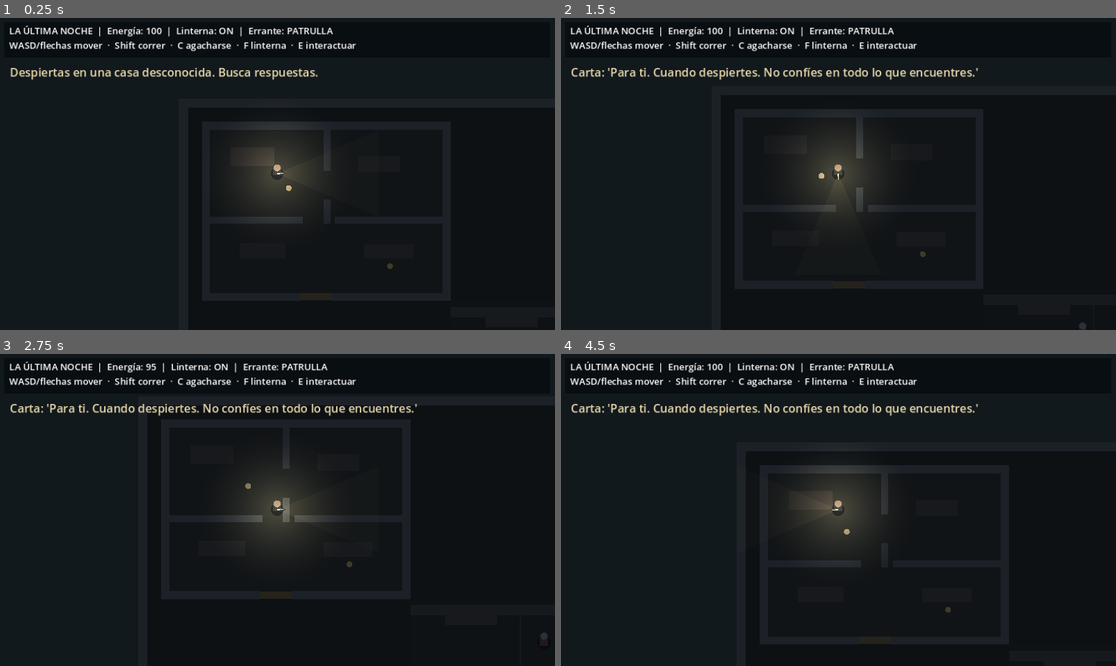
Above: before the commit, frames 1-4 (two rows, left to right).
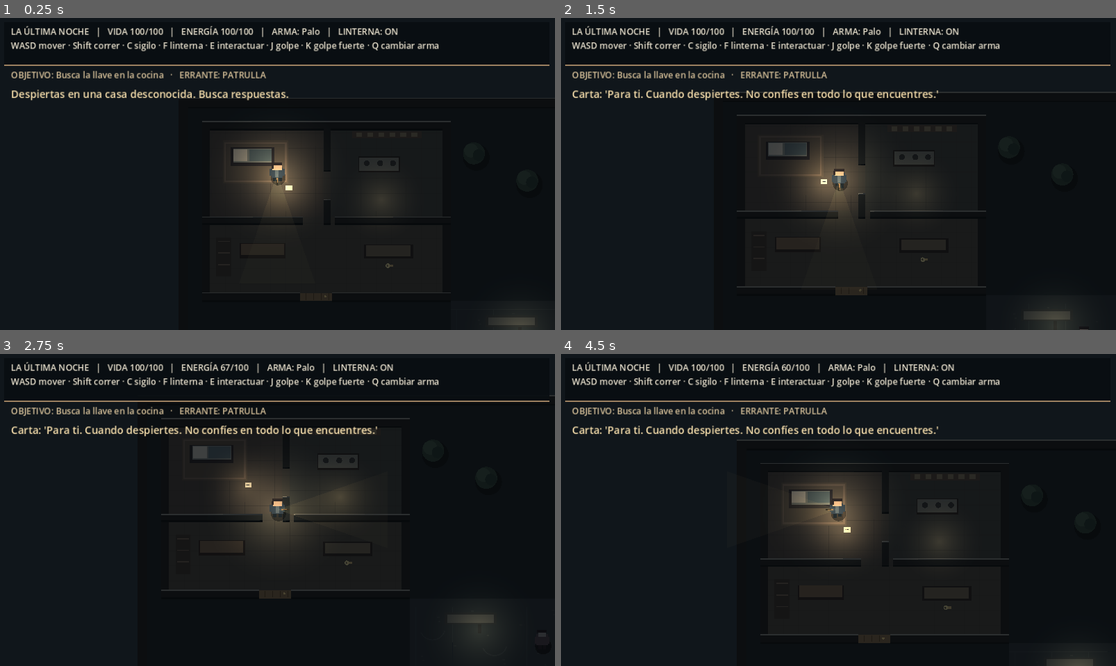
Above: after the commit, the same moments.

Repository: fernandobparada-hash/la-ultima-noche
Game: Godot game, scene res://scenes/main.tscn
Same seed, same stepped clock (60 frames per second), same inputs: the game is played once before the commit and once after it.
Inputs:
- Up to frame 1 (0.25 s): no input
- Up to frame 2 (1.5 s): tap Enter at 0.5 s; hold D (move_right) 0.53-1.28 s; hold C (crouch) 0.53-1.28 s; tap E (interact) at 0.8, 1.35 s; hold S (move_down) from 1.28 s (still down)
- Up to frame 3 (2.75 s): tap Shift (run) at 1.55 s; release S (move_down) at 2.03 s; hold D (move_right) from 2.03 s (still down); hold Shift (run) from 2.03 s (still down); tap K (attack_heavy, bound only after the commit) at 2.3 s
- Up to frame 4 (4.5 s): release D (move_right) at 2.78 s; release Shift (run) at 2.78 s; hold W (move_up) 2.78-3.53 s; tap K (attack_heavy, bound only after the commit) at 2.85 s; tap J (attack_light, bound only after the commit) at 3.05, 3.6 s; hold A (move_left) from 3.53 s (still down); tap Q (switch_weapon, bound only after the commit) at 3.8, 4.35 s; tap R (restart, bound only after the commit) at 4.15 s

The runs differ from the first frame. In frame 1, 8.6% of the frame differs, in the area x 0-100%, y 2-100%; in frame 2, 7.6%; in frame 3, 8.8%; in frame 4, 9.9%.

Commit message:
Alpha 0.2 de Fernando (archivos tal cual del ZIP)

Diff:
--- a/project.godot
+++ b/project.godot
@@ -1,7 +1,7 @@
 config_version=5
 
 [application]
-config/name="La Última Noche - Prototipo 0.1"
+config/name="La Última Noche - Capítulo Cero - Alpha 0.2"
 run/main_scene="res://scenes/main.tscn"
 config/features=PackedStringArray("4.2", "GL Compatibility")
 
@@ -24,3 +24,8 @@
 crouch={"deadzone":0.2,"events":[Object(InputEventKey,"physical_keycode":67)]}
 interact={"deadzone":0.2,"events":[Object(InputEventKey,"physical_keycode":69)]}
 flashlight={"deadzone":0.2,"events":[Object(InputEventKey,"physical_keycode":70)]}
+
+attack_light={"deadzone":0.2,"events":[Object(InputEventKey,"physical_keycode":74)]}
+attack_heavy={"deadzone":0.2,"events":[Object(InputEventKey,"physical_keycode":75)]}
+switch_weapon={"deadzone":0.2,"events":[Object(InputEventKey,"physical_keycode":81)]}
+restart={"deadzone":0.2,"events":[Object(InputEventKey,"physical_keycode":82)]}
--- a/scripts/enemy.gd
+++ b/scripts/enemy.gd
@@ -9,6 +9,10 @@
 var last_seen := Vector2.ZERO
 var search_timer := 0.0
 var chase_cooldown := 0.0
+var health := 95.0
+var hit_flash := 0.0
+var attack_cooldown := 0.0
+var defeated := false
 
 func _ready() -> void:
  collision_layer = 4
@@ -20,10 +24,12 @@
  add_child(c)
 
 func _physics_process(delta: float) -> void:
- if target == null: return
+ if defeated or target==null: return
+ hit_flash = maxf(0.0,hit_flash-delta)
+ attack_cooldown = maxf(0.0,attack_cooldown-delta)
  var distance := global_position.distance_to(target.global_position)
- var heard := distance < (45.0 if target.crouched else (160.0 if target.velocity.length()>135.0 else 85.0)) and target.velocity.length()>10.0
- var seen := distance < (100.0 if target.light_on else 65.0) and has_line_of_sight()
+ var heard := distance < (42.0 if target.crouched else (160.0 if target.velocity.length()>135.0 else 85.0)) and target.velocity.length()>10.0
+ var seen := distance < (115.0 if target.light_on else 75.0) and has_line_of_sight()
  if seen:
   suspicion = minf(1.0,suspicion+delta*1.6)
   last_seen = target.global_position
@@ -38,34 +44,52 @@
  elif suspicion>0.25 and state=="PATRULLA":
   state = "SOSPECHA"
  if state=="PERSECUCION":
-  if seen or heard:
-   chase_cooldown = 2.8
-  else:
-   chase_cooldown -= delta
-  if chase_cooldown<=0:
+  if seen or heard: chase_cooldown = 2.8
+  else: chase_cooldown -= delta
+  if chase_cooldown<=0.0:
    state="BUSQUEDA"
    search_timer=4.0
  elif state=="SOSPECHA" and suspicion<=0.1:
   state="PATRULLA"
  elif state=="BUSQUEDA":
   search_timer-=delta
-  if search_timer<=0:
-   state="PATRULLA"
+  if search_timer<=0.0: state="PATRULLA"
  var destination := global_position
- var speed := 48.0
+ var speed := 47.0
  if state=="PATRULLA" and points.size()>0:
   destination=points[point_index]
   if global_position.distance_to(destination)<12.0:
    point_index=(point_index+1)%points.size()
  elif state=="PERSECUCION":
   destination=last_seen
-  speed=95.0
+  speed=93.0
  elif state=="SOSPECHA" or state=="BUSQUEDA":
   destination=last_seen
-  speed=55.0
+  speed=53.0
  velocity=global_position.direction_to(destination)*speed if global_position.distance_to(destination)>8.0 else Vector2.ZERO
  move_and_slide()
+ if distance<24.0 and state=="PERSECUCION" and attack_cooldown<=0.0:
+  target.take_hit(12.0)
+  attack_cooldown=1.8
  queue_redraw()
+
+func receive_attack(origin: Vector2,direction: Vector2,reach: float,damage: float) -> bool:
+ if defeated: return false
+ var offset := global_position-origin
+ if offset.length()>reach+11.0: return false
+ if offset.length()>16.0 and direction.dot(offset.normalized())<0.40: return false
+ health = maxf(0.0,health-damage)
+ hit_flash = 0.20
+ suspicion = 1.0
+ last_seen = origin
+ state="PERSECUCION"
+ chase_cooldown=3.0
+ if health<=0.0:
+  defeated=true
+  velocity=Vector2.ZERO
+  state="INACTIVO"
+ queue_redraw()
+ return true
 
 func has_line_of_sight() -> bool:
  var query := PhysicsRayQueryParameters2D.create(global_position,target.global_position,2)
@@ -73,10 +97,19 @@
  return hit.is_empty()
 
 func _draw() -> void:
- draw_circle(Vector2.ZERO,12,Color("29252a"))
- draw_rect(Rect2(-7,-14,14,20),Color("6e5557"))
- draw_circle(Vector2(0,-11),6,Color("a6a0a0"))
+ draw_circle(Vector2(2,8),14,Color(0.02,0.02,0.03,0.48))
+ if defeated:
+  draw_rect(Rect2(-11,-4,22,8),Color("3b383d"))
+  draw_rect(Rect2(-5,-7,10,6),Color("777273"))
+  return
+ var coat := Color("b3a4a2") if hit_flash>0.0 else Color("4e454b")
+ draw_rect(Rect2(-6,0,5,13),Color("29272c"))
+ draw_rect(Rect2(2,0,5,13),Color("29272c"))
+ draw_rect(Rect2(-10,-13,20,19),coat)
+ draw_rect(Rect2(-7,-20,14,12),Color("85807d"))
+ draw_rect(Rect2(-9,-21,17,5),Color("242329"))
+ draw_rect(Rect2(-13,-9,4,13),coat)
+ draw_rect(Rect2(9,-9,4,13),coat)
  if state=="PERSECUCION":
-  draw_arc(Vector2.ZERO,17,0,TAU,24,Color("db7777"),2.0)
- elif state=="SOSPECHA" or state=="BUSQUEDA":
-  draw_arc(Vector2.ZERO,17,0,TAU,24,Color("d2b47d"),2.0)
+  draw_circle(Vector2(-3,-14),1.5,Color("d99d82"))
+  draw_circle(Vector2(3,-14),1.5,Color("d99d82"))
--- a/scripts/main.gd
+++ b/scripts/main.gd
@@ -2,118 +2,265 @@
 
 const PlayerScript = preload("res://scripts/player.gd")
 const EnemyScript = preload("res://scripts/enemy.gd")
+const WORLD_W := 1000.0
+const WORLD_H := 616.0
+
 var player: NightPlayer
 var enemy: NightEnemy
 var ui: Label
 var notice: Label
+var objective: Label
 var message_time := 0.0
 var read_letter := false
 var took_key := false
 var found_exit := false
 var knocks_triggered := false
 var door_open := false
-var wall_color := Color("686e71")
-var furniture_color := Color("56534f")
+var door_body: StaticBody2D
+var game_over := false
+var world_time := 0.0
+var lamps: Array[PointLight2D] = []
+
+const WALLS := [
+ Rect2(0,0,1000,16),Rect2(0,600,1000,16),Rect2(0,0,16,616),Rect2(984,0,16,616),
+ Rect2(40,40,430,14),Rect2(40,40,14,310),Rect2(456,40,14,310),
+ Rect2(40,336,170,14),Rect2(265,336,205,14),
+ Rect2(40,205,175,12),Rect2(270,205,200,12),
+ Rect2(250,40,12,85),Rect2(250,175,12,42)
+]
+const FURNITURE := [
+ Rect2(90,85,75,32),Rect2(310,100,72,28),Rect2(105,250,80,26),
+ Rect2(320,252,85,25),Rect2(530,375,90,20),Rect2(700,475,90,20)
+]
 
 func _ready() -> void:
- RenderingServer.set_default_clear_color(Color("12191d"))
+ RenderingServer.set_default_clear_color(Color("10161b"))
  build_world()
  player = PlayerScript.new()
  player.position = Vector2(170,130)
  add_child(player)
+ player.attacked.connect(_on_player_attack)
+ player.hurt.connect(_on_player_hurt)
  enemy = EnemyScript.new()
  enemy.position = Vector2(570,425)
  enemy.points = [Vector2(570,425),Vector2(850,425),Vector2(850,540),Vector2(570,540)]
  enemy.target = player
  add_child(enemy)
+ build_lighting()
+ build_hud()
+ show_message("Despiertas en una casa desconocida. Busca respuestas.",5.0)
+
+func add_obstacle(area: Rect2) -> StaticBody2D:
+ var body := StaticBody2D.new()
+ body.collision_layer = 2
+ body.collision_mask = 0
+ body.position = area.position+area.size*0.5
+ var shape := CollisionShape2D.new()
+ var rect := RectangleShape2D.new()
+ rect.size=area.size
+ shape.shape=rect
+ body.add_child(shape)
+ add_child(body)
+ return body
+
+func build_world() -> void:
+ for area in WALLS:
+  add_obstacle(area)
+ for area in FURNITURE:
+  add_obstacle(area)
+ door_body=add_obstacle(Rect2(210,336,55,14))
+
+func make_glow() -> Texture2D:
+ var img := Image.create(96,96,false,Image.FORMAT_RGBA8)
+ for y in range(96):
+  for x in range(96):
+   var d := Vector2(x-47.5,y-47.5).length()/47.5
+   img.set_pixel(x,y,Color(1,1,1,pow(maxf(0.0,1.0-d),2.0)))
+ return ImageTexture.create_from_image(img)
+
+func build_lighting() -> void:
+ var shade := CanvasModulate.new()
+ shade.color=Color("535963")
+ add_child(shade)
+ var glow := make_glow()
+ for location in [Vector2(185,158),Vector2(350,175),Vector2(590,405),Vector2(845,405)]:
+  var lamp := PointLight2D.new()
+  lamp.texture=glow
+  lamp.texture_scale=1.7 if location.x<500.0 else 2.3
+  lamp.energy=0.65 if location.x<500.0 else 0.85
+  lamp.color=Color("e7c38b")
+  lamp.position=location
+  add_child(lamp)
+  lamps.append(lamp)
+
+func build_hud() -> void:
  var canvas := CanvasLayer.new()
  add_child(canvas)
  var panel := ColorRect.new()
- panel.color = Color(0.03,0.045,0.06,0.80)
- panel.position = Vector2(8,8)
- panel.size = Vector2(944,62)
+ panel.color=Color(0.035,0.055,0.068,0.92)
+ panel.position=Vector2(9,9)
+ panel.size=Vector2(942,75)
  canvas.add_child(panel)
- ui = Label.new()
- ui.position = Vector2(17,12)
- ui.add_theme_font_size_override("font_size",16)
+ var border := ColorRect.new()
+ border.color=Color("9c8060")
+ border.position=Vector2(9,82)
+ border.size=Vector2(942,2)
+ canvas.add_child(border)
+ ui=Label.new()
+ ui.position=Vector2(20,14)
+ ui.add_theme_font_size_override("font_size",15)
+ ui.add_theme_color_override("font_color",Color("e8e0cd"))
  canvas.add_child(ui)
- notice = Label.new()
- notice.position = Vector2(18,80)
- notice.add_theme_font_size_override("font_size",20)
- notice.add_theme_color_override("font_color",Color("ead9ac"))
+ objective=Label.new()
+ objective.position=Vector2(20,89)
+ objective.add_theme_font_size_override("font_size",15)
+ objective.add_theme_color_override("font_color",Color("d6c099"))
+ canvas.add_child(objective)
+ notice=Label.new()
+ notice.position=Vector2(20,120)
+ notice.add_theme_font_size_override("font_size",18)
+ notice.add_theme_color_override("font_color",Color("f4dcaa"))
+ notice.autowrap_mode=TextServer.AUTOWRAP_WORD_SMART
+ notice.custom_minimum_size=Vector2(800,0)
  canvas.add_child(notice)
- var modulate := CanvasModulate.new()
- modulate.color = Color(0.27,0.30,0.35)
- add_child(modulate)
- show_message("Despiertas en una casa desconocida. Busca respuestas.",5.0)
-
-func build_world() -> void:
- # Exterior boundary and house walls. Collision mask 2 blocks player and enemy.
- for wall in [Rect2(0,0,1000,16),Rect2(0,600,1000,16),Rect2(0,0,16,616),Rect2(984,0,16,616),
-  Rect2(40,40,430,14),Rect2(40,40,14,310),Rect2(456,40,14,310),
-  Rect2(40,336,170,14),Rect2(265,336,205,14),
-  Rect2(40,205,175,12),Rect2(270,205,200,12),
-  Rect2(250,40,12,85),Rect2(250,175,12,42),
-  Rect2(90,85,75,32),Rect2(310,100,72,28),Rect2(105,250,80,26),Rect2(320,252,85,25),
-  Rect2(530,375,90,20),Rect2(700,475,90,20)]:
-  var body := StaticBody2D.new()
-  body.collision_layer = 2
-  body.collision_mask = 0
-  body.position = wall.position + wall.size/2
-  var shape := CollisionShape2D.new()
-  var rect := RectangleShape2D.new()
-  rect.size=wall.size
-  shape.shape=rect
-  body.add_child(shape)
-  add_child(body)
-
-func _draw() -> void:
- draw_rect(Rect2(0,0,1000,616),Color("30383a"))
- draw_rect(Rect2(40,40,430,310),Color("414441"))
- draw_rect(Rect2(470,350,514,250),Color("343b3c"))
- draw_rect(Rect2(470,360,514,18),Color("535758"))
- for wall in [Rect2(0,0,1000,16),Rect2(0,600,1000,16),Rect2(0,0,16,616),Rect2(984,0,16,616),
-  Rect2(40,40,430,14),Rect2(40,40,14,310),Rect2(456,40,14,310),Rect2(40,336,170,14),Rect2(265,336,205,14),
-  Rect2(40,205,175,12),Rect2(270,205,200,12),Rect2(250,40,12,85),Rect2(250,175,12,42)]:
-  draw_rect(wall,wall_color)
- for item in [Rect2(90,85,75,32),Rect2(310,100,72,28),Rect2(105,250,80,26),Rect2(320,252,85,25),Rect2(530,375,90,20),Rect2(700,475,90,20)]:
-  draw_rect(item,furniture_color)
- draw_rect(Rect2(210,337,55,12),Color("8e7450"))
- draw_circle(Vector2(190,155),5,Color("e6d2a6")) # letter
- if not took_key: draw_circle(Vector2(365,290),5,Color("e6c56b"))
- draw_rect(Rect2(610,510,48,22),Color("4a5251"))
- draw_line(Vector2(660,370),Vector2(660,600),Color("4c5555"),2)
 
 func _process(delta: float) -> void:
- message_time -= delta
+ world_time+=delta
+ message_time-=delta
  if message_time<=0.0: notice.text=""
- if not knocks_triggered and player.position.y>230:
+ if not knocks_triggered and player.position.y>230.0:
   knocks_triggered=true
-  show_message("TOC... TOC... TOC... ¿Quién está en el pasillo?",4.0)
- if Input.is_action_just_pressed("interact"):
+  show_message("TOC... TOC... TOC... Algo golpea desde el pasillo.",4.0)
+ if Input.is_action_just_pressed("interact") and not game_over:
   interact()
- ui.text="LA ÚLTIMA NOCHE  |  Energía: %d  |  Linterna: %s  |  Errante: %s\nWASD/flechas mover  ·  Shift correr  ·  C agacharse  ·  F linterna  ·  E interactuar" % [int(player.stamina),"ON" if player.light_on else "OFF",enemy.state]
- if player.position.x>500 and player.position.y>355 and not found_exit:
+ if player.health<=0.0 and not game_over:
+  game_over=true
+  show_message("La oscuridad te alcanza. Pulsa R para volver a despertar.",999.0)
+ if game_over and Input.is_action_just_pressed("restart"):
+  get_tree().reload_current_scene()
+ var status := "INACTIVO" if enemy.defeated else enemy.state
+ ui.text="LA ÚLTIMA NOCHE   |   VIDA %d/100   |   ENERGÍA %d/100   |   ARMA: %s   |   LINTERNA: %s\nWASD mover · Shift correr · C sigilo · F linterna · E interactuar · J golpe · K golpe fuerte · Q cambiar arma" % [int(player.health),int(player.stamina),player.weapons[player.weapon_index],"ON" if player.light_on else "OFF"]
+ objective.text="OBJETIVO: %s   ·   ERRANTE: %s" % ["Explora la calle y evita al Errante" if found_exit else ("Abre la puerta de salida" if took_key else "Busca la llave en la cocina"),status]
+ if player.position.x>500.0 and player.position.y>355.0 and not found_exit:
   found_exit=true
-  show_message("Has salido a la calle. Evita al Errante. ¡Prototipo 0.1!",6.0)
+  show_message("Has salido al barrio residencial. El Errante patrulla la calle.",5.0)
+ for i in range(lamps.size()):
+  lamps[i].energy=(0.65 if i<2 else 0.85)*(0.94+0.06*sin(world_time*2.1+float(i)*3.0))
+ queue_redraw()
+
+func _on_player_attack(origin: Vector2,direction: Vector2,reach: float,damage: float) -> void:
+ if enemy.receive_attack(origin,direction,reach,damage):
+  if enemy.defeated:
+   show_message("El Errante ha quedado fuera de combate. Puedes continuar explorando.",4.0)
+  else:
+   show_message("El Errante retrocede, pero sigue siendo peligroso.",1.3)
+
+func _on_player_hurt(_amount: float) -> void:
+ show_message("El Errante te ha alcanzado. Aléjate o utiliza una cobertura.",2.0)
 
 func interact() -> void:
- if player.position.distance_to(Vector2(190,155))<38:
+ if player.position.distance_to(Vector2(190,155))<40.0:
   read_letter=true
   show_message("Carta: 'Para ti. Cuando despiertes. No confíes en todo lo que encuentres.'",8.0)
- elif player.position.distance_to(Vector2(365,290))<38 and not took_key:
+ elif player.position.distance_to(Vector2(365,290))<43.0 and not took_key:
   took_key=true
-  show_message("Encontraste una llave antigua. (Objeto de prueba)",4.0)
-  queue_redraw()
- elif player.position.distance_to(Vector2(237,345))<55:
+  show_message("Has encontrado una llave antigua. Ahora puedes abrir la puerta principal.",4.0)
+ elif player.position.distance_to(Vector2(237,345))<55.0 and not door_open:
   if not took_key:
    show_message("La puerta está cerrada. Quizá haya una llave en la cocina.",4.0)
   else:
    door_open=true
-   show_message("Abres la puerta y sales a la calle.",4.0)
+   door_body.collision_layer=0
+   show_message("La cerradura cede. La calle está sumida en la niebla.",4.0)
  else:
-  show_message("No hay nada con lo que interactuar aquí.",2.0)
-
-func show_message(message: String, duration: float) -> void:
+  show_message("No hay nada que examinar aquí.",2.0)
+
+func show_message(message: String,duration: float) -> void:
  notice.text=message
  message_time=duration
+
+func _draw() -> void:
+ # Ground, street and floor patterns.
+ draw_rect(Rect2(0,0,WORLD_W,WORLD_H),Color("222c30"))
+ draw_rect(Rect2(470,350,514,250),Color("313a3d"))
+ for y in range(365,600,36):
+  draw_line(Vector2(470,y),Vector2(984,y),Color("3c4546"),1.0)
+ for x in range(480,984,64):
+  draw_line(Vector2(x,365),Vector2(x,600),Color("394345"),1.0)
+ draw_rect(Rect2(40,40,430,310),Color("4b4943"))
+ draw_rect(Rect2(54,54,195,150),Color("4e4943"))
+ draw_rect(Rect2(262,54,194,150),Color("454743"))
+ draw_rect(Rect2(54,217,402,119),Color("4c4a43"))
+ for x in range(55,450,26):
+  draw_line(Vector2(x,55),Vector2(x,334),Color(0.25,0.25,0.23,0.23),1.0)
+ for y in range(60,335,26):
+  draw_line(Vector2(54,y),Vector2(455,y),Color(0.19,0.19,0.18,0.20),1.0)
+ # Bedroom rug and bedding.
+ draw_rect(Rect2(76,73,113,74),Color("595147"))
+ draw_rect(Rect2(80,77,105,66),Color("706255"),false,3.0)
+ draw_rect(Rect2(90,85,75,32),Color("302e31"))
+ draw_rect(Rect2(94,87,67,24),Color("7e827a"))
+ draw_rect(Rect2(95,88,24,20),Color("c0b7a4"))
+ draw_rect(Rect2(122,88,38,20),Color("5b6a6c"))
+ # Kitchen counter, stove and shelves.
+ draw_rect(Rect2(310,100,72,28),Color("302d2b"))
+ draw_rect(Rect2(312,102,68,23),Color("77776b"))
+ for x in [325,348,370]:
+  draw_circle(Vector2(x,112),5,Color("383b3a"))
+ draw_rect(Rect2(300,57,120,12),Color("554b42"))
+ for x in range(307,411,19):
+  draw_rect(Rect2(x,59,10,8),Color("82765e"))
+ # Tables and cabinets.
+ draw_rect(Rect2(105,250,80,26),Color("352f2b"))
+ draw_rect(Rect2(108,251,74,20),Color("74624e"))
+ draw_rect(Rect2(320,252,85,25),Color("332f2c"))
+ draw_rect(Rect2(324,254,77,19),Color("6e6654"))
+ draw_rect(Rect2(65,240,26,68),Color("423e37"))
+ for y in [247,267,287]:
+  draw_line(Vector2(68,y),Vector2(88,y),Color("6f6253"),2.0)
+ # Windows and frames.
+ for rect in [Rect2(120,40,62,14),Rect2(334,40,66,14),Rect2(456,247,14,53)]:
+  draw_rect(rect,Color("a5a69a"))
+  draw_rect(rect.grow(-3),Color("52656b"))
+ # Exterior vegetation and street furniture.
+ for p in [Vector2(510,95),Vector2(602,142),Vector2(770,105),Vector2(927,195),Vector2(915,320),Vector2(520,560)]:
+  draw_circle(p+Vector2(4,7),23,Color(0.03,0.05,0.05,0.38))
+  draw_circle(p,19,Color("35483f"))
+  draw_circle(p+Vector2(-5,-5),12,Color("44584a"))
+  draw_circle(p+Vector2(8,3),10,Color("2c4039"))
+ for x in [590,845]:
+  draw_rect(Rect2(x-3,379,6,32),Color("2c3133"))
+  draw_rect(Rect2(x-8,376,16,7),Color("c6ab7e"))
+ draw_rect(Rect2(530,375,90,20),Color("353b3c"))
+ draw_rect(Rect2(535,378,80,14),Color("565b58"))
+ draw_rect(Rect2(700,475,90,20),Color("343938"))
+ draw_rect(Rect2(704,478,82,13),Color("525650"))
+ # Dirt and atmospheric marks.
+ for i in range(45):
+  var px := 480.0+fmod(float(i*113+37),480.0)
+  var py := 365.0+fmod(float(i*73+17),225.0)
+  draw_rect(Rect2(px,py,4,2),Color(0.55,0.57,0.52,0.10))
+ # Architectural walls with bevel and inner shadows.
+ for wall in WALLS:
+  draw_rect(wall,Color("25292a"))
+  draw_line(wall.position,wall.position+Vector2(wall.size.x,0),Color("84837a"),2.0)
+  draw_line(wall.position+Vector2(0,wall.size.y),wall.end,Color("171c1f"),3.0)
+ # Main door: actually blocks movement until unlocked.
+ if not door_open:
+  draw_rect(Rect2(210,336,55,14),Color("80694d"))
+  for x in [220,233,246,259]:
+   draw_line(Vector2(x,337),Vector2(x,348),Color("594832"),1.0)
+  draw_circle(Vector2(253,342),2,Color("ddbd78"))
+ else:
+  draw_rect(Rect2(209,317,12,32),Color("80694d"))
+ # Clues, no giant glowing arrows.
+ draw_rect(Rect2(185,150,11,9),Color("d9d0b7"))
+ draw_line(Vector2(187,154),Vector2(193,154),Color("8b8172"),1.0)
+ if not took_key:
+  draw_rect(Rect2(361,287,9,4),Color("bfa36e"))
+  draw_arc(Vector2(361,289),3.0,0.0,TAU,12,Color("d8c58c"),2.0)
+ # Small fog wisps, deliberately subtle.
+ for i in range(7):
+  var px := 490.0+fmod(float(i*107)+world_time*7.0,470.0)
+  var py := 400.0+float(i*27)
+  draw_arc(Vector2(px,py),22.0,0.3,2.7,12,Color(0.71,0.77,0.75,0.075),2.0)
--- a/scripts/player.gd
+++ b/scripts/player.gd
@@ -1,33 +1,45 @@
 extends CharacterBody2D
 class_name NightPlayer
 
+signal attacked(origin: Vector2, direction: Vector2, reach: float, damage: float)
+signal hurt(amount: float)
+
 var stamina := 100.0
+var health := 100.0
 var crouched := false
 var light_on := true
-var facing := Vector2.RIGHT
+var facing := Vector2.DOWN
 var light: PointLight2D
 var cone: Polygon2D
+var weapon_index := 0
+var weapons := ["Palo", "Barra"]
+var attack_timer := 0.0
+var attack_flash := 0.0
+var invulnerable := 0.0
+var walk_phase := 0.0
 
 func _ready() -> void:
  collision_layer = 1
  collision_mask = 2
  var shape := CollisionShape2D.new()
  var circle := CircleShape2D.new()
- circle.radius = 10
+ circle.radius = 9
  shape.shape = circle
  add_child(shape)
  var camera := Camera2D.new()
  camera.enabled = true
+ camera.position_smoothing_enabled = true
+ camera.position_smoothing_speed = 7.0
  add_child(camera)
  light = PointLight2D.new()
  light.texture = make_light_texture()
  light.texture_scale = 2.2
- light.energy = 0.95
- light.color = Color(1.0, 0.89, 0.67)
+ light.energy = 1.1
+ light.color = Color(1.0,0.88,0.67)
  add_child(light)
  cone = Polygon2D.new()
- cone.polygon = PackedVector2Array([Vector2.ZERO, Vector2(175,-75), Vector2(175,75)])
- cone.color = Color(1.0,0.91,0.67,0.075)
+ cone.polygon = PackedVector2Array([Vector2.ZERO,Vector2(190,-66),Vector2(190,66)])
+ cone.color = Color(1.0,0.87,0.59,0.085)
  add_child(cone)
 
 func make_light_texture() -> Texture2D:
@@ -35,31 +47,76 @@
  for y in range(128):
   for x in range(128):
    var d := Vector2(x-63.5,y-63.5).length()/63.5
-   img.set_pixel(x,y,Color(1,1,1,pow(max(0.0,1.0-d),1.8)))
+   img.set_pixel(x,y,Color(1,1,1,pow(maxf(0.0,1.0-d),2.2)))
  return ImageTexture.create_from_image(img)
 
 func _physics_process(delta: float) -> void:
+ attack_timer = maxf(0.0,attack_timer-delta)
+ attack_flash = maxf(0.0,attack_flash-delta)
+ invulnerable = maxf(0.0,invulnerable-delta)
  var direction := Input.get_vector("move_left","move_right","move_up","move_down")
  crouched = Input.is_action_pressed("crouch")
- var running := Input.is_action_pressed("run") and not crouched and stamina > 1.0 and direction.length() > 0.0
- var speed := 65.0 if crouched else (165.0 if running else 105.0)
- velocity = direction * speed
+ var running := Input.is_action_pressed("run") and not crouched and stamina>1.0 and direction.length()>0.0
+ var speed := 62.0 if crouched else (158.0 if running else 103.0)
+ velocity = direction*speed
  move_and_slide()
- if direction.length() > 0.1:
+ if direction.length()>0.1:
   facing = direction.normalized()
+  walk_phase += delta*speed*0.08
  if running:
   stamina = maxf(0.0,stamina-6.0*delta)
  else:
   stamina = minf(100.0,stamina+(15.0 if direction.length()<0.1 else 10.0)*delta)
  if Input.is_action_just_pressed("flashlight"):
   light_on = not light_on
+ if Input.is_action_just_pressed("switch_weapon"):
+  weapon_index = (weapon_index+1)%weapons.size()
+ if Input.is_action_just_pressed("attack_light"):
+  do_attack(false)
+ if Input.is_action_just_pressed("attack_heavy"):
+  do_attack(true)
  light.visible = light_on
  cone.visible = light_on
  cone.rotation = facing.angle()
  queue_redraw()
 
+func do_attack(heavy: bool) -> void:
+ if attack_timer>0.0 or health<=0.0: return
+ var cost := 28.0 if heavy else 12.0
+ if stamina<cost: return
+ stamina -= cost
+ attack_timer = 0.72 if heavy else 0.36
+ attack_flash = 0.20
+ var reach := 48.0 if weapon_index==1 else 38.0
+ var damage := (32.0 if heavy else 18.0)*(1.3 if weapon_index==1 else 1.0)
+ attacked.emit(global_position,facing,reach,damage)
+
+func take_hit(amount: float) -> void:
+ if invulnerable>0.0 or health<=0.0: return
+ health = maxf(0.0,health-amount)
+ invulnerable = 1.1
+ hurt.emit(amount)
+ queue_redraw()
+
 func _draw() -> void:
- draw_circle(Vector2.ZERO,11,Color("25272c"))
- draw_rect(Rect2(-7,-15,14,17),Color("414448"))
- draw_circle(Vector2(0,-10),6,Color("b5a18d"))
- draw_line(Vector2.ZERO,facing*15,Color("d4d0c5"),3.0)
+ # Pixel-inspired layered sprite; no external assets required.
+ var alpha := 0.5 if invulnerable>0.0 and fmod(invulnerable,0.2)>0.1 else 1.0
+ draw_circle(Vector2(2,7),13,Color(0.02,0.03,0.04,0.42))
+ var step := sin(walk_phase)*2.0 if velocity.length()>5 else 0.0
+ var coat := Color("303c49")
+ coat.a = alpha
+ draw_rect(Rect2(-7,0,6,13+step),Color("1b232a"))
+ draw_rect(Rect2(2,0,6,13-step),Color("1b232a"))
+ draw_rect(Rect2(-10,-11,20,18),coat)
+ draw_rect(Rect2(-3,-9,6,15),Color("4d5963"))
+ draw_rect(Rect2(-8,-18,16,12),Color("bd9e83"))
+ draw_rect(Rect2(-9,-19,18,5),Color("292527"))
+ draw_rect(Rect2(-10,-15,4,7),Color("292527"))
+ draw_rect(Rect2(-13,-8,4,12),coat)
+ draw_rect(Rect2(9,-8,4,12),coat)
+ if attack_flash>0.0:
+  var weapon_tip := facing*(47.0 if weapon_index==1 else 36.0)
+  draw_line(facing*11.0,weapon_tip,Color("c6c9bf" if weapon_index==1 else "947655"),4.0 if weapon_index==1 else 3.0)
+  draw_arc(facing*20.0,21.0,facing.angle()-0.85,facing.angle()+0.85,12,Color(0.95,0.85,0.65,0.65),2.0)
+ else:
+  draw_line(facing*7.0,facing*20.0,Color("8f9590" if weapon_index==1 else "806346"),3.0)
